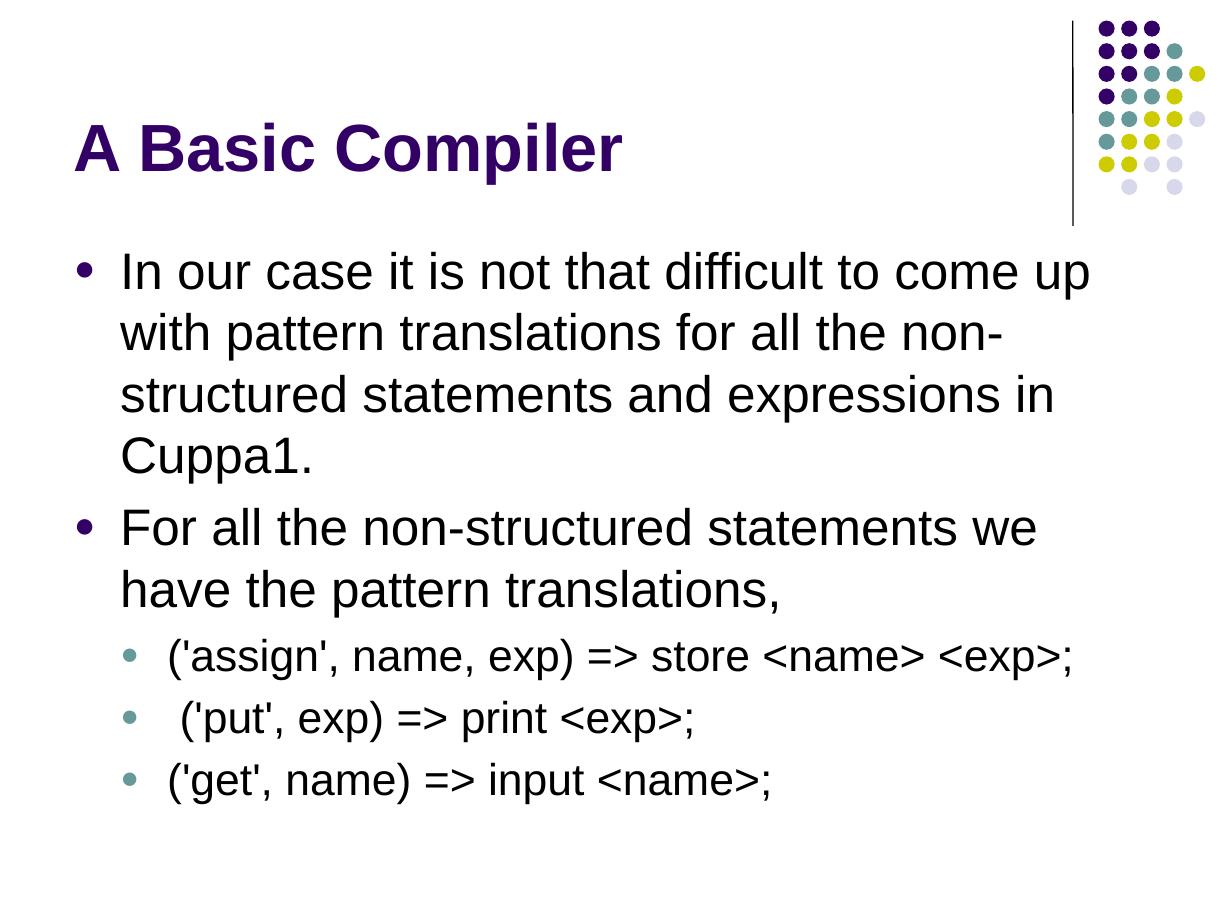
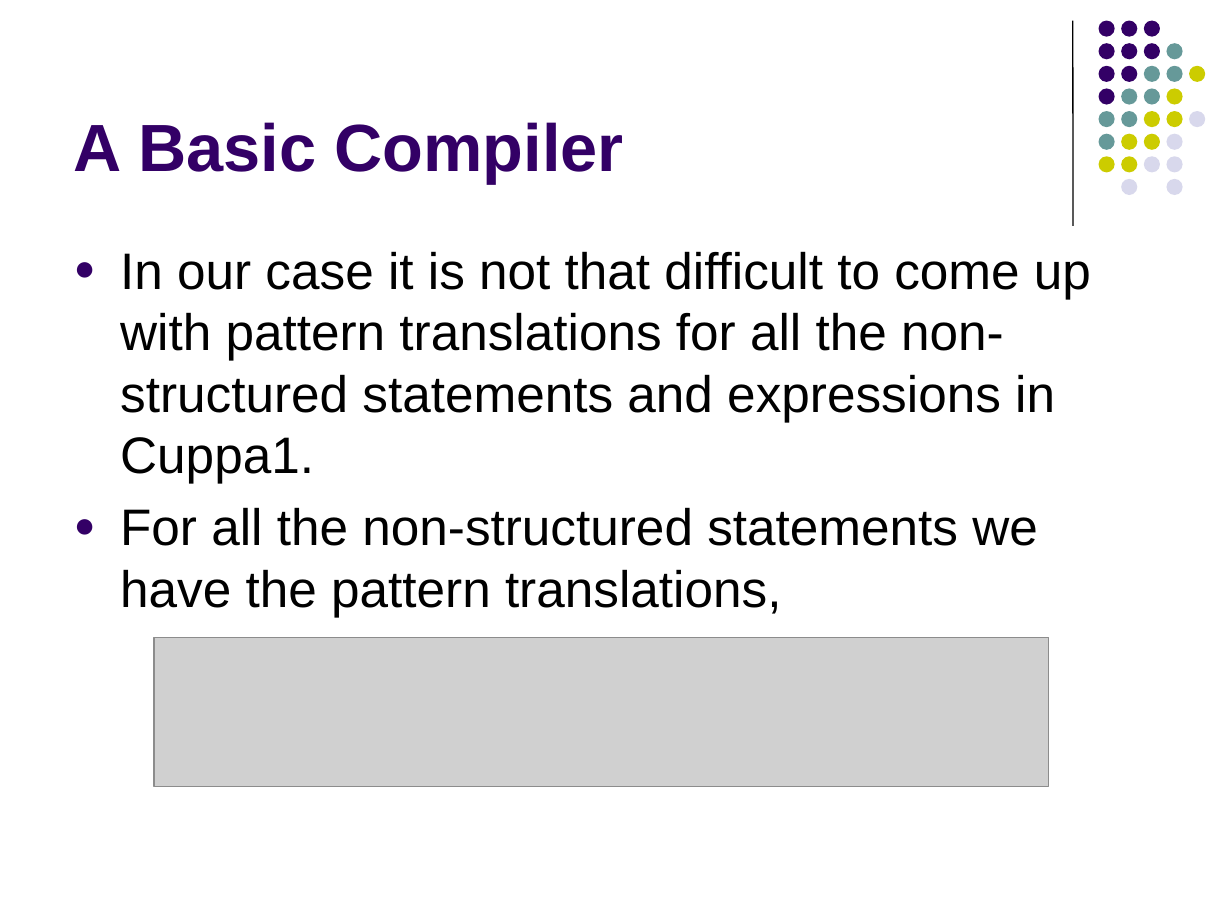
Before and after one commit to lutzhamel/CSC402, a slide deck: slide 5 of notes/csc402-ln007.pptx. Drawn at 1232x924 pixels with LibreOffice and Linux fonts; fonts in the diff are those of the drawing; grey boxes stand for pictures. Boxes give left, top, right and bottom in pixels: in the first picture for what was removed or moved away, otherwise in the second. Text is boxed around its words. In the diff, an @@ line names an element or a change of style, - is before the commit and + after.

```diff
--- a/notes/csc402-ln007.pptx
+++ b/notes/csc402-ln007.pptx
@@ picture added at (154,637,1048,786) @@
@@ text at (167,638,1074,804): paragraphs removed @@
-  ● ('assign', name, exp) => store <name> <exp>;
-  ● ('put', exp) => print <exp>;
-  ● ('get', name) => input <name>;
```
Also in this commit, not shown: 19 other slides changed, 1 slide added, 1 slide removed, 6 other files.
